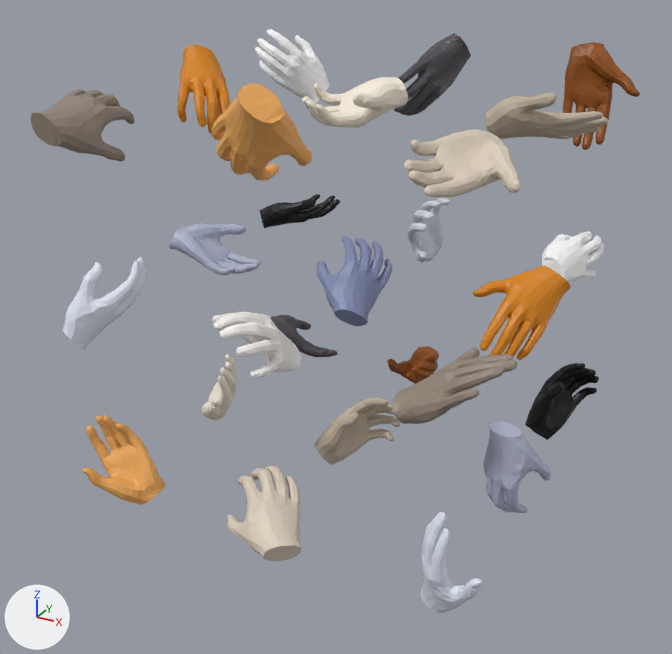
The glTF model scene.glb as it was, and as the next commit left it.
One viewpoint serves both versions: a 50 mm camera at (82.0, -157.6, 67.0) aimed at (-1.5, -5.8, -8.9). Lighting does not change. The marker at lower left points along +X, +Y and +Z. The older version comes first.
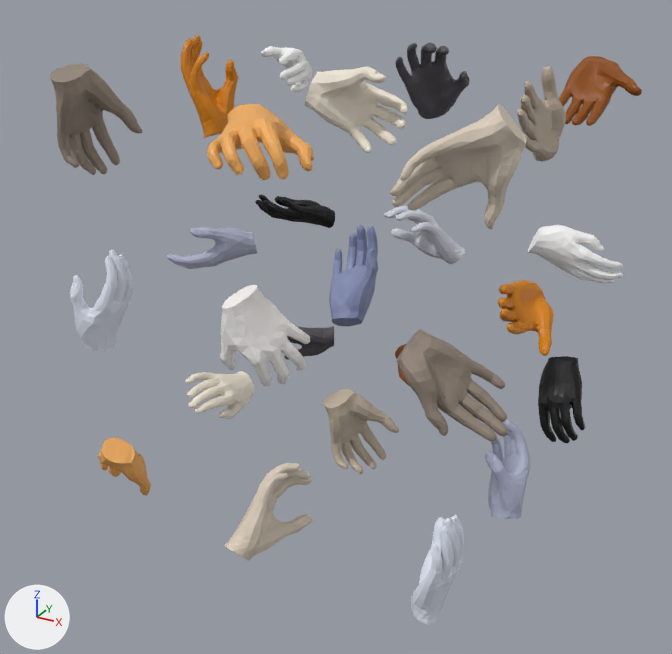
Pixel boxes [x1, y1, x2, y2] of what changed, in the pictures (672 x 654 px):
'hand_26', turned: before [404, 129, 521, 197]; after [390, 104, 527, 229]
'hand_23', turned: before [392, 348, 517, 424]; after [396, 329, 509, 441]
'hand_8', turned: before [30, 89, 134, 161]; after [49, 63, 143, 175]
'hand_17', turned: before [211, 84, 312, 181]; after [207, 104, 314, 180]
'hand_11', turned: before [227, 465, 302, 561]; after [224, 463, 313, 561]
'hand_14', turned: before [212, 312, 301, 378]; after [220, 285, 310, 387]
'hand_16', turned: before [302, 77, 408, 128]; after [305, 67, 408, 153]
'hand_22', turned: before [473, 265, 571, 360]; after [498, 280, 554, 356]
'hand_5', turned: before [62, 257, 147, 350]; after [70, 250, 133, 352]
'hand_25', turned: before [485, 93, 608, 139]; after [517, 66, 566, 162]
'hand_13', turned: before [317, 236, 392, 326]; after [329, 225, 378, 326]
'hand_20', turned: before [420, 512, 482, 613]; after [411, 515, 464, 624]
'hand_10', turned: before [314, 397, 401, 465]; after [323, 389, 399, 474]
'hand_24', turned: before [563, 42, 640, 150]; after [559, 56, 642, 126]
'hand_15', turned: before [394, 33, 471, 116]; after [395, 43, 470, 119]
'hand_2', turned: before [82, 415, 166, 505]; after [98, 437, 151, 496]
'hand_19', turned: before [484, 421, 551, 513]; after [485, 419, 531, 519]
'hand_18', turned: before [525, 363, 599, 440]; after [538, 356, 585, 443]
'hand_7', turned: before [177, 45, 230, 133]; after [180, 35, 238, 138]
'hand_4', turned: before [170, 223, 261, 275]; after [166, 227, 257, 269]
'hand_21', turned: before [542, 231, 604, 283]; after [527, 225, 623, 283]
'hand_6', turned: before [255, 29, 330, 103]; after [261, 46, 312, 92]
'hand_12', turned: before [407, 198, 451, 262]; after [383, 206, 465, 264]
'hand_1', turned: before [202, 354, 237, 420]; after [185, 371, 254, 419]
'hand_3', turned: before [259, 194, 340, 228]; after [255, 195, 335, 228]
'hand_0', turned: before [271, 315, 338, 357]; after [284, 326, 334, 360]
'hand_9', turned (mostly hidden afterwards): before [387, 346, 439, 384]; after [395, 344, 409, 386]

Edits to the bpy script that builds the scene:
```text
Change ob_hand_0:
    ob_hand_0.rotation_euler: (-0.564, -0.386, -1.889) -> (2.081, -0.441, 0.322)  # degrees (-32, -22, -108) -> degrees (119, -25, 18)
Change ob_hand_1:
    ob_hand_1.rotation_euler: (2.475, 1.882, -0.123) -> (-2.717, 0.43, 1.144)  # degrees (142, 108, -7) -> degrees (-156, 25, 66)
Change ob_hand_2:
    ob_hand_2.rotation_euler: (1.013, 0.6, 0.587) -> (-0.275, -2.168, 1.734)  # degrees (58, 34, 34) -> degrees (-16, -124, 99)
Change ob_hand_3:
    ob_hand_3.rotation_euler: (0.307, 0.122, -2.264) -> (-0.0237, 0.328, 1.1)  # degrees (18, 7, -130) -> degrees (-1.4, 19, 63)
Change ob_hand_4:
    ob_hand_4.rotation_euler: (-0.239, -0.236, -2.5) -> (-0.526, 0.0217, 1.013)  # degrees (-14, -14, -143) -> degrees (-30, 1.2, 58)
Change ob_hand_5:
    ob_hand_5.rotation_euler: (0.945, 0.42, -1.894) -> (0.968, 1.051, -2.104)  # degrees (54, 24, -109) -> degrees (55, 60, -121)
Change ob_hand_6:
    ob_hand_6.rotation_euler: (-1.462, 1.051, 0.508) -> (-1.741, 0.397, 1.856)  # degrees (-84, 60, 29) -> degrees (-100, 23, 106)
Change ob_hand_7:
    ob_hand_7.rotation_euler: (0.588, -2.611, -1.1) -> (0.354, 1.21, 0.483)  # degrees (34, -150, -63) -> degrees (20, 69, 28)
Change ob_hand_8:
    ob_hand_8.rotation_euler: (-2.981, -0.00405, -1.629) -> (-1.324, -1.175, -1.473)  # degrees (-171, -0.2, -93) -> degrees (-76, -67, -84)
Change ob_hand_9:
    ob_hand_9.rotation_euler: (-0.707, 0.422, 2.099) -> (-0.228, -3.083, -1.008)  # degrees (-41, 24, 120) -> degrees (-13, -177, -58)
Change ob_hand_10:
    ob_hand_10.rotation_euler: (-0.923, 0.583, -2.608) -> (-0.148, -1.217, -2.542)  # degrees (-53, 33, -149) -> degrees (-8.5, -70, -146)
Change ob_hand_11:
    ob_hand_11.rotation_euler: (-3.016, 0.484, -0.844) -> (-1.759, 0.764, -1.761)  # degrees (-173, 28, -48) -> degrees (-101, 44, -101)
Change ob_hand_12:
    ob_hand_12.rotation_euler: (0.176, 2.313, -1.139) -> (-2.063, 0.649, 0.798)  # degrees (10, 133, -65) -> degrees (-118, 37, 46)
Change ob_hand_13:
    ob_hand_13.rotation_euler: (0.0486, 2.361, 1.747) -> (1.015, 0.719, -1.425)  # degrees (2.8, 135, 100) -> degrees (58, 41, -82)
Change ob_hand_14:
    ob_hand_14.rotation_euler: (-1.023, 0.504, 1.63) -> (-0.278, -2.102, 0.897)  # degrees (-59, 29, 93) -> degrees (-16, -120, 51)
Change ob_hand_15:
    ob_hand_15.rotation_euler: (-0.767, -0.816, 1.012) -> (0.144, 1.997, -1.572)  # degrees (-44, -47, 58) -> degrees (8.3, 114, -90)
Change ob_hand_16:
    ob_hand_16.rotation_euler: (1.378, -0.0702, 0.873) -> (-0.338, -0.384, -2.978)  # degrees (79, -4, 50) -> degrees (-19, -22, -171)
Change ob_hand_17:
    ob_hand_17.rotation_euler: (-0.965, -0.809, -0.61) -> (-0.177, -3.14, -0.998)  # degrees (-55, -46, -35) -> degrees (-10, -180, -57)
Change ob_hand_18:
    ob_hand_18.rotation_euler: (-0.856, 1.022, -2.26) -> (0.223, -2.081, -1.399)  # degrees (-49, 59, -129) -> degrees (13, -119, -80)
Change ob_hand_19:
    ob_hand_19.rotation_euler: (-1.404, -1.371, -0.445) -> (1.286, 0.778, -1.046)  # degrees (-80, -79, -25) -> degrees (74, 45, -60)
Change ob_hand_20:
    ob_hand_20.rotation_euler: (1.246, 0.818, 2.146) -> (0.977, 0.981, -1.987)  # degrees (71, 47, 123) -> degrees (56, 56, -114)
Change ob_hand_21:
    ob_hand_21.rotation_euler: (2.229, -0.0513, -2.142) -> (-1.9, -2.389, 0.247)  # degrees (128, -2.9, -123) -> degrees (-109, -137, 14)
Change ob_hand_22:
    ob_hand_22.rotation_euler: (-2.661, -0.277, 0.682) -> (0.464, -0.254, 1.978)  # degrees (-152, -16, 39) -> degrees (27, -15, 113)
Change ob_hand_23:
    ob_hand_23.rotation_euler: (-0.923, 2.706, -0.423) -> (-1.341, -0.344, -2.581)  # degrees (-53, 155, -24) -> degrees (-77, -20, -148)
Change ob_hand_24:
    ob_hand_24.rotation_euler: (1.36, -2.501, -0.728) -> (-1.122, -0.133, 2.156)  # degrees (78, -143, -42) -> degrees (-64, -7.6, 124)
Change ob_hand_25:
    ob_hand_25.rotation_euler: (-0.0328, -0.15, -2.522) -> (0.911, 0.157, 1.615)  # degrees (-1.9, -8.6, -144) -> degrees (52, 9, 93)
Change ob_hand_26:
    ob_hand_26.rotation_euler: (-0.776, 0.119, 1.892) -> (0.643, -1.142, 0.403)  # degrees (-44, 6.8, 108) -> degrees (37, -65, 23)
```
